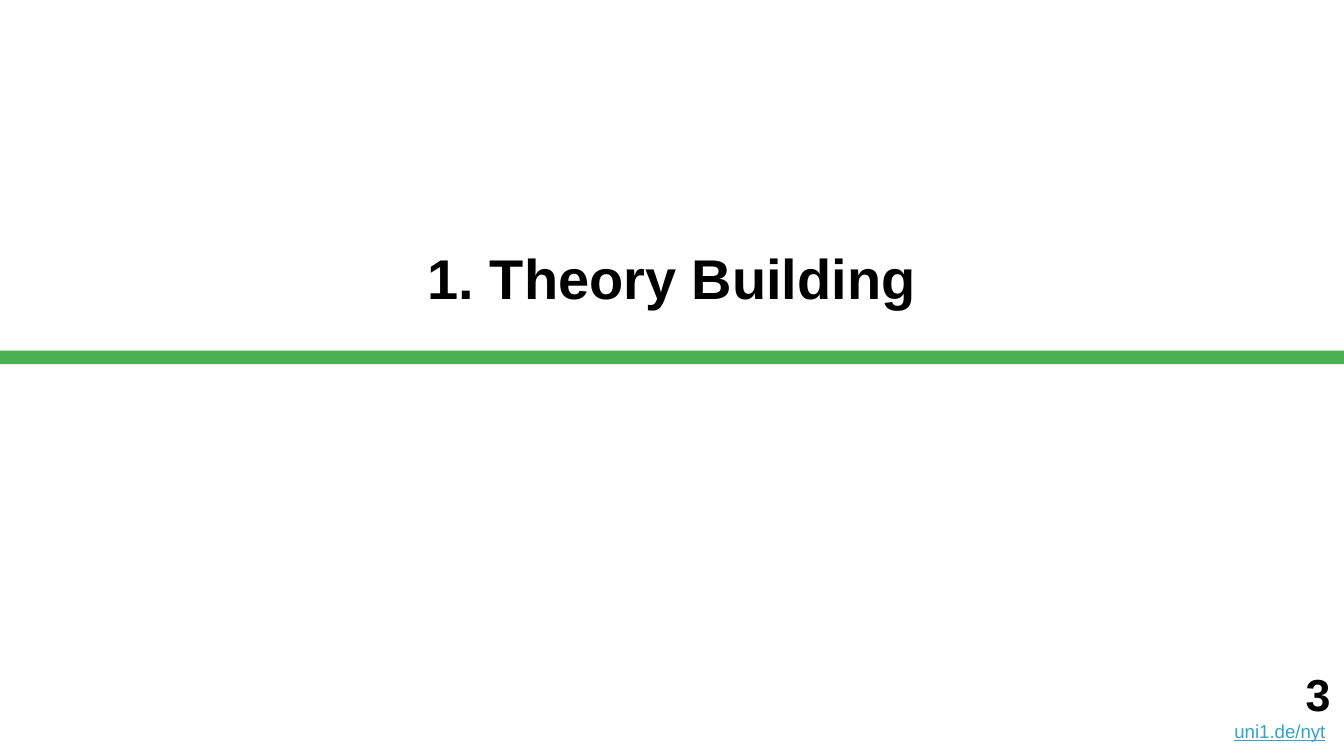
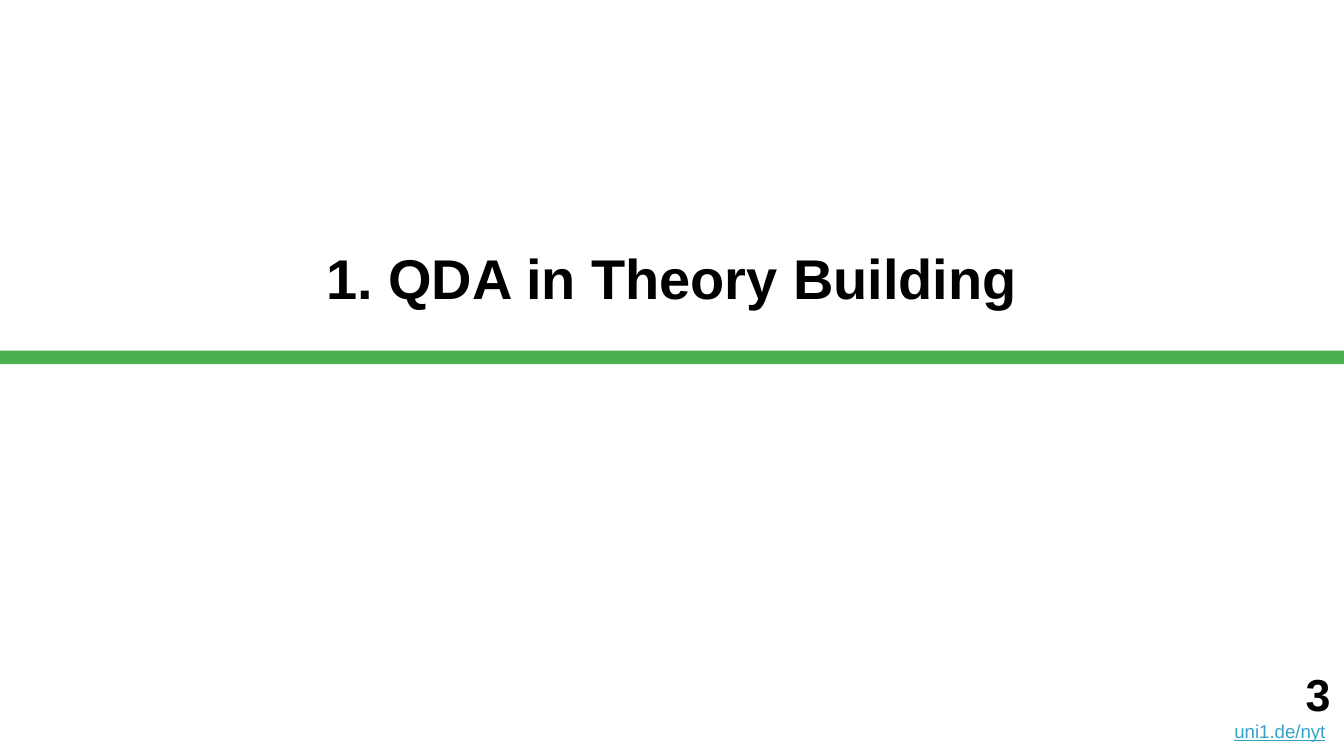
Before and after one commit to dirkriehle/nyt-course, a slide deck: slide 3 of Lecture slides/NYT B03 - Qualitative Data Analysis.pptx. Drawn at 1344x756 pixels with LibreOffice and Linux fonts; fonts in the diff are those of the drawing. Boxes give left, top, right and bottom in pixels: in the first picture for what was removed or moved away, otherwise in the second. Text is boxed around its words. In the diff, an @@ line names an element or a change of style, - is before the commit and + after.

```diff
--- a/Lecture slides/NYT B03 - Qualitative Data Analysis.pptx
+++ b/Lecture slides/NYT B03 - Qualitative Data Analysis.pptx
@@ title at [326, 258, 1017, 308]: text changed @@
-1. Theory Building
+1. QDA in Theory Building
```
Also in this commit, not shown: 10 other slides changed, 1 other file.
